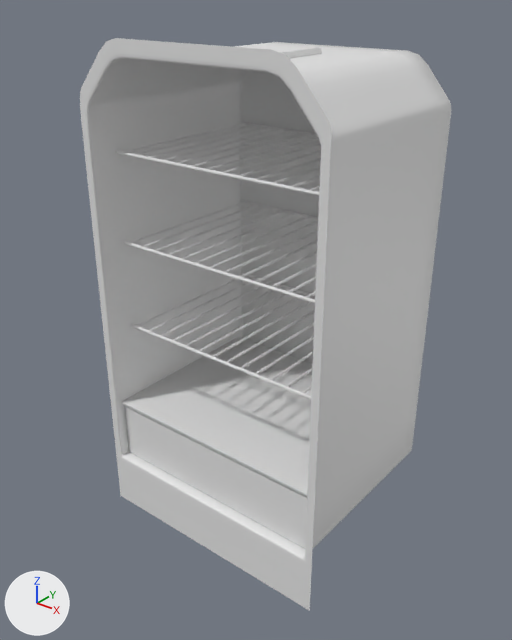
Before and after pictures for a commit that changed the FBX model Assets/Prefabs/Models/fridge_v1.FBX.
Camera for both pictures: a camera (50 mm lens) standing at (3.11, -4.86, 3.91) and looking at (0.03, -1.02, 1.52). The axes (+X, +Y, +Z) are drawn at lower left. The lights are the same throughout. Where no turn or scale is listed for an object, it has been applied to the vertices.

The first picture shows 'fridgebody', 'glass platform', 'platform1', 'platform2', 'platform3', 'pocekt'.
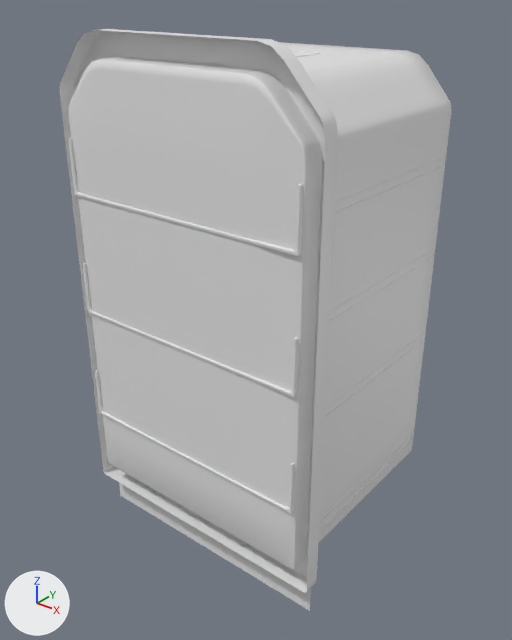
The change, as JSON lines over the scene's bpy script:
```json
{"block": "me_mesh_002", "where": "# used by ob_pocekt; location = (0.019, -0.816, 0.169)"}
{"op": "remove", "block": "me_mesh_002", "code": "me_mesh_002.from_pydata(...)  # 20 vertices, 36 faces; spans x -0.95..0.95, y -0.77..0.77, z 0.0..0.47"}
{"op": "add", "block": "me_mesh_002", "code": "me_mesh_002.from_pydata(...)  # 4678 vertices, 4680 faces; spans x -0.95..0.95, y -0.77..0.77, z 0.0..0.47"}
{"block": "me_mesh_002", "change": "me_mesh_002 part 1: 12 vertices removed from x -0.95..0.95, y -0.77..0.77, z 0.0..0.47; 4670 vertices added at x -0.95..0.95, y -0.77..0.77, z 0.0..0.47"}
{"op": "add", "block": "me_mesh_014", "code": ["me_mesh_014 = bpy.data.meshes.new('Mesh.014')", "me_mesh_014.from_pydata(...)  # 1211 vertices, 1184 faces; spans x -2.16..-0.01, y -0.17..-0.01, z -1.79..1.79"]}
{"op": "add", "block": "me_mesh_017", "code": ["me_mesh_017 = bpy.data.meshes.new('Mesh.017')", "me_mesh_017.from_pydata(...)  # 2336 vertices, 2336 faces; spans x -0.96..0.96, y -0.31..0.0, z 0.0..0.4"]}
{"op": "add", "block": "ob_fridge_door", "code": ["ob_fridge_door = bpy.data.objects.new('fridge_door', me_mesh_014)", "ob_fridge_door.location = (1.12, -1.665, 1.81)"]}
{"op": "add", "block": "ob_półka003", "code": ["ob_półka003 = bpy.data.objects.new('półka003', me_mesh_017)", "ob_półka003.location = (0.028, -1.54, 2.517)"]}
{"op": "add", "block": "ob_półka002", "code": ["ob_półka002 = bpy.data.objects.new('półka002', me_mesh_017.copy())", "ob_półka002.location = (0.028, -1.54, 1.606)"]}
{"op": "add", "block": "ob_półka1", "code": ["ob_półka1 = bpy.data.objects.new('półka1', me_mesh_017.copy())", "ob_półka1.location = (0.028, -1.54, 0.701)"]}
```

Changed parts and their boxes [x1, y1, x2, y2] in the pictures (512 x 640 px):
```json
{"object": "fridge_door", "change": "added", "after": [59, 29, 338, 593]}
{"object": "półka003", "change": "added", "after": [68, 138, 303, 256]}
{"object": "półka002", "change": "added", "after": [83, 263, 298, 397]}
{"object": "półka1", "change": "added", "after": [95, 370, 295, 514]}
{"part": 1, "of": "me_mesh_002", "change": "built on", "before": [126, 416, 307, 548]}
{"object": "fridgebody", "change": "unchanged, covered by the edit", "before": [80, 38, 451, 611], "after": [119, 42, 451, 611]}
{"object": "glass platform", "change": "unchanged, covered by the edit", "before": [122, 337, 312, 496]}
{"object": "platform3", "change": "unchanged, covered by the edit", "before": [116, 122, 321, 196]}
{"object": "platform2", "change": "unchanged, covered by the edit", "before": [123, 200, 318, 304]}
```
